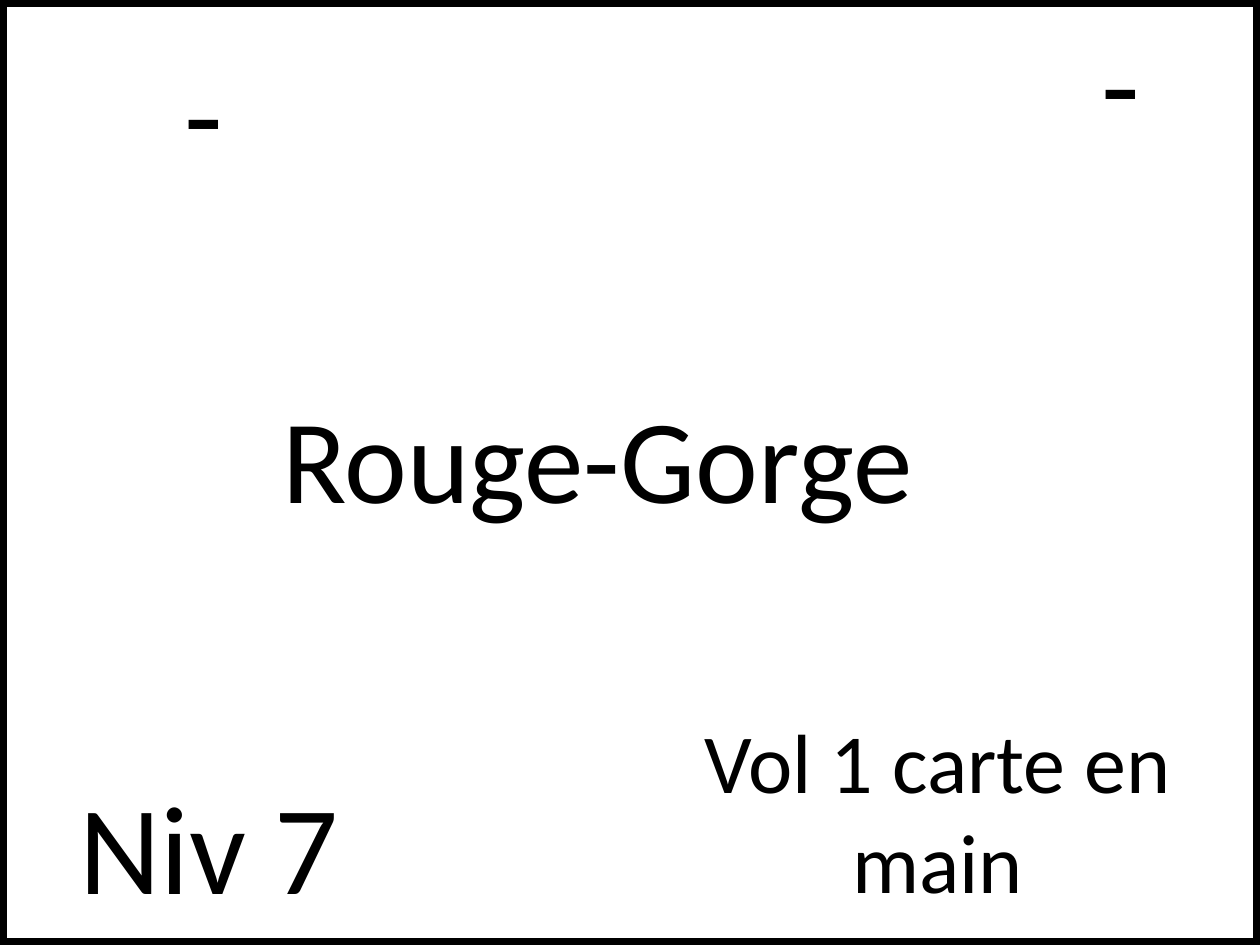
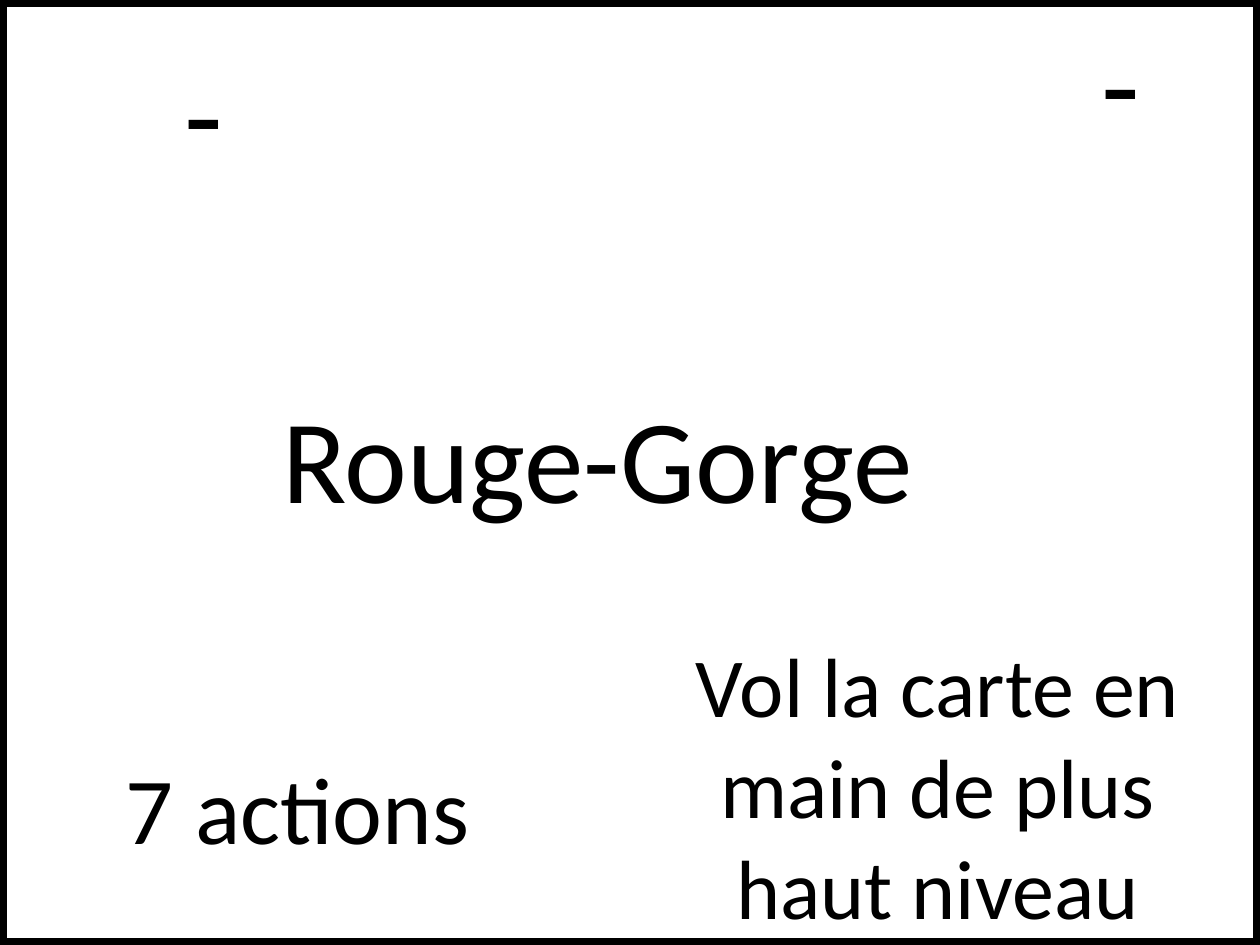
Before and after one commit to NaturalSolutions/SecretOFGaiaOfTheDead, a slide deck: slide 9 of Docs/CartesRetard.pptx (slide 5 before the commit). Drawn at 1260x945 pixels with LibreOffice and Linux fonts; fonts in the diff are those of the drawing. Boxes give left, top, right and bottom in pixels: in the first picture for what was removed or moved away, otherwise in the second. Text is boxed around its words. In the diff, an @@ line names an element or a change of style, - is before the commit and + after.

Commit message:
Ajout de cartes

```diff
--- a/Docs/CartesRetard.pptx
+++ b/Docs/CartesRetard.pptx
@@ text at bbox=[696, 658, 1179, 939]: text changed @@
-Vol 1 carte en main
+Vol la carte en main de plus haut niveau
@@ text at bbox=[126, 778, 469, 845]: text changed; size 72 to 54 pt @@
-Niv 7
+7 actions
```
Also in this commit, not shown: 16 other slides changed, 28 slides added, 1 slide removed, 3 other files.
